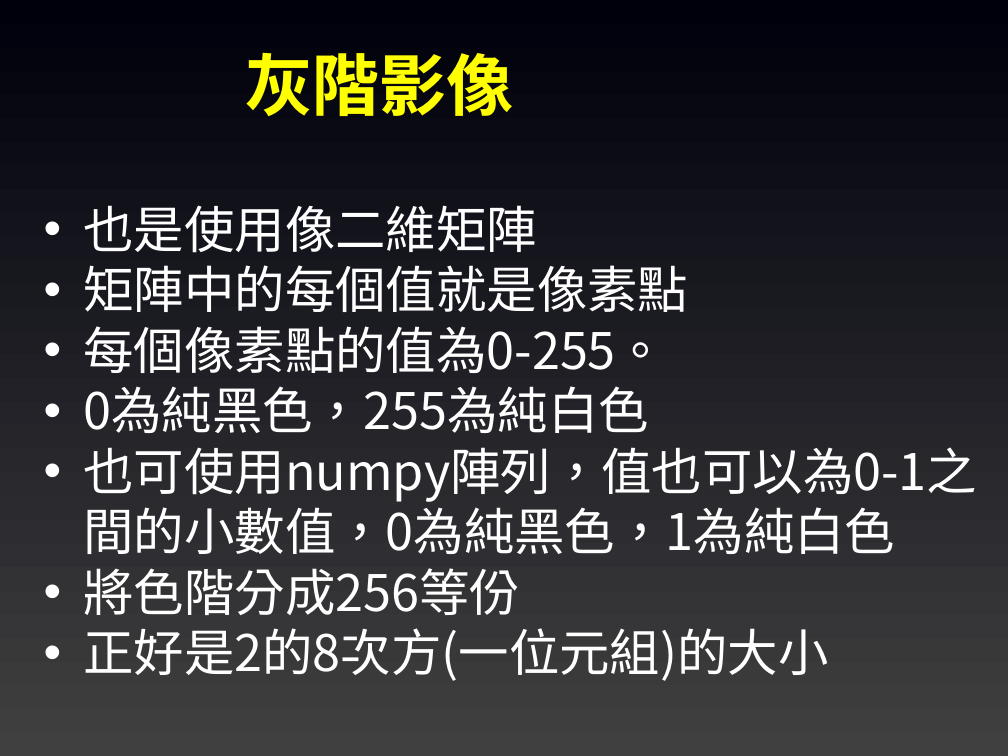
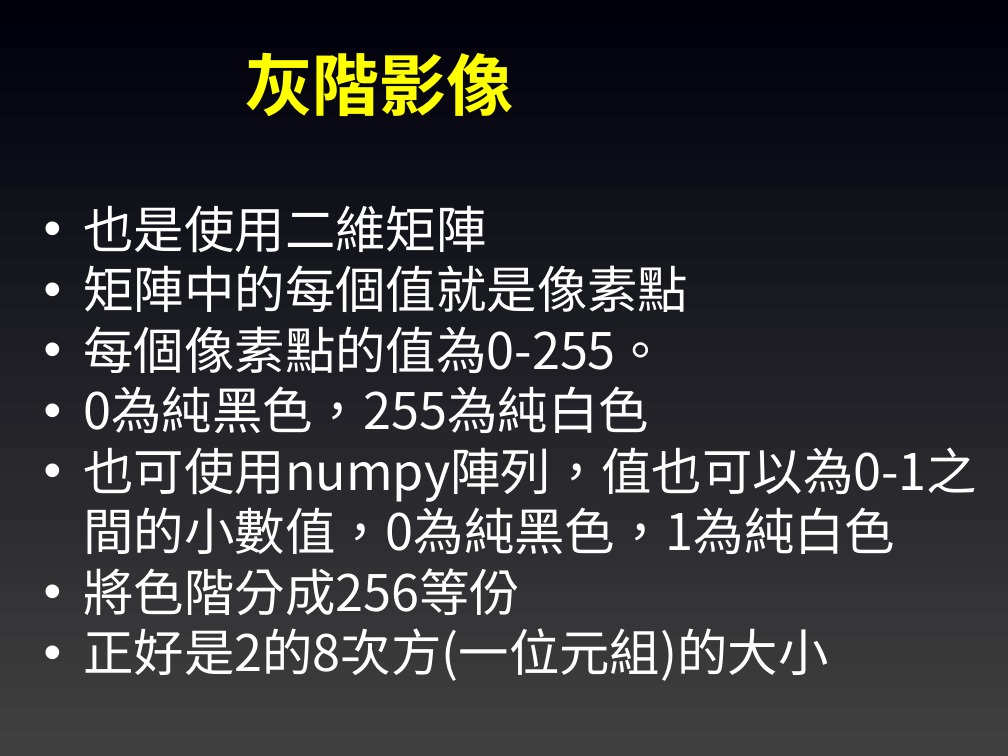
Before and after one commit to joshhu/must_opencv, a slide deck: slide 6 of Slides/02. OpenCV影像原理介紹.pptx. Drawn at 1008x756 pixels with LibreOffice and Linux fonts; fonts in the diff are those of the drawing. Boxes give left, top, right and bottom in pixels: in the first picture for what was removed or moved away, otherwise in the second. Text is boxed around its words. In the diff, an @@ line names an element or a change of style, - is before the commit and + after.

```diff
--- a/Slides/02. OpenCV影像原理介紹.pptx
+++ b/Slides/02. OpenCV影像原理介紹.pptx
@@ text at box(83, 205, 486, 253): text changed @@
-• 也是使用像二維矩陣
+• 也是使用二維矩陣
```
Also in this commit, not shown: 6 other files.
